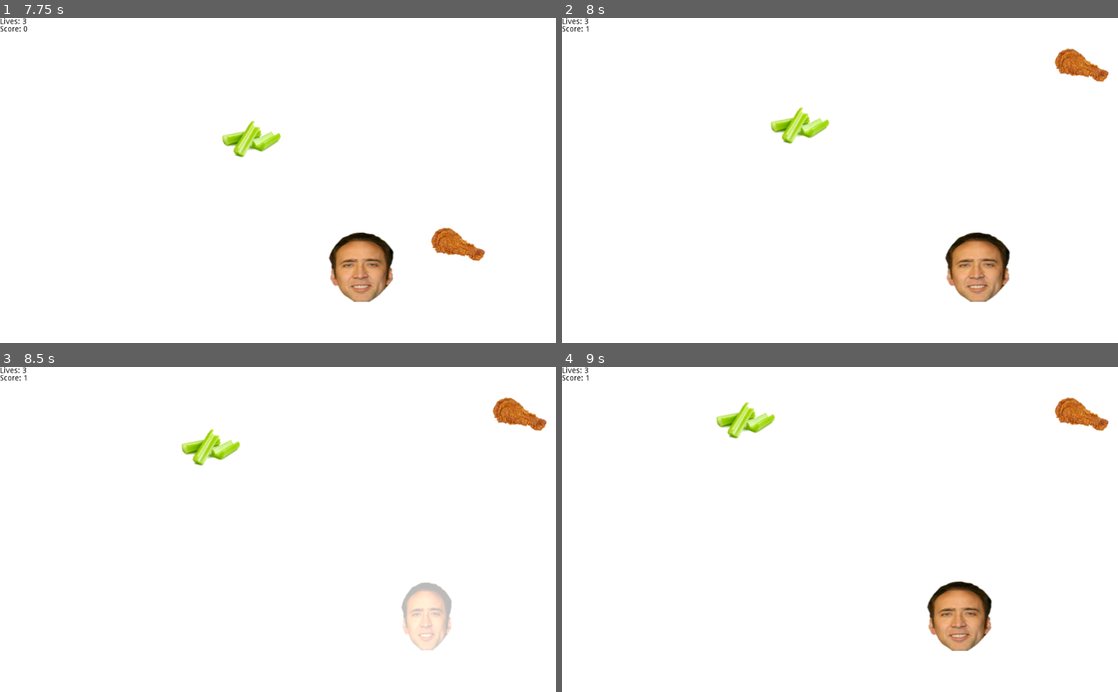
Above: before the commit, frames 1-4 (two rows, left to right).
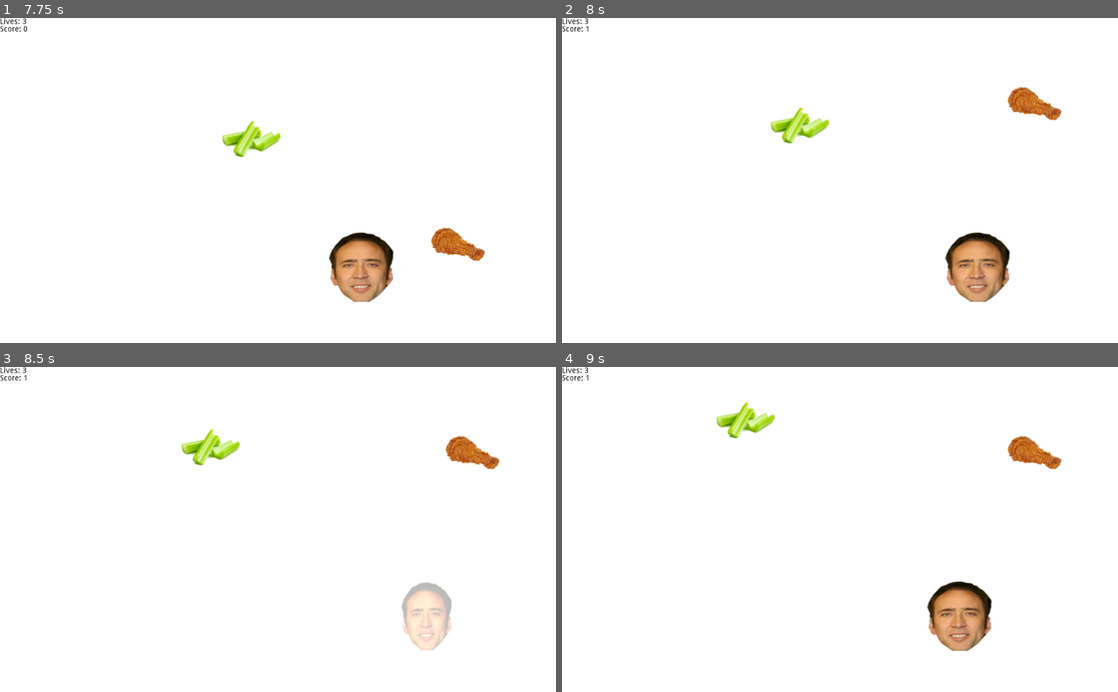
Above: after the commit, the same moments.

Repository: jhonnystene/NicCageEatsStuff
Game: Godot game, scene res://Game.tscn
Two runs of this game, one before a commit and one after it. Both use one fixed random seed, a clock stepped at 60 frames per second and the inputs below.
Inputs:
- Up to frame 1 (7.75 s): hold Space (invulerable) 0.53-1.28 s; hold W (moveUp) 0.53-2.03 s; tap Space (invulerable) every 1.5 s from 1.35 to 7.35 s; hold Space (invulerable) 2.03-2.78 s; hold A (moveLeft) 2.03-3.53 s; hold S (moveDown) 3.53-4.28 s; hold Space (invulerable) 3.53-4.28 s; hold D (moveRight) 4.28-5.03 s; hold W (moveUp) 5.03-5.78 s; hold Space (invulerable) 5.03-5.78 s; hold D (moveRight) from 5.78 s (still down); hold Space (invulerable) 6.53-7.28 s
- Up to frame 2 (8 s): keep holding D (moveRight)
- Up to frame 3 (8.5 s): release D (moveRight) at 8.03 s; hold S (moveDown) from 8.03 s (still down); hold Space (invulerable) from 8.03 s (still down)
- Up to frame 4 (9 s): release S (moveDown) at 8.78 s; release Space (invulerable) at 8.78 s; hold A (moveLeft) from 8.78 s (still down); tap Space (invulerable) at 8.85 s

Frame 1 is identical in both runs. In frame 2, 1.1% of the frame differs, in the area x 80-99%, y 9-32%; in frame 3, 1.1%; in frame 4, 1.1%.

Commit message:
Chicken no longer spawns close to edge

Diff:
--- a/Chicken.gd
+++ b/Chicken.gd
@@ -2,8 +2,8 @@
 
 func _on_Chicken_body_entered(body):
 	if("NicCage" in body.name):
-		position.x = rand_range(0, 1025)
-		position.y = rand_range(0, 601)
+		position.x = rand_range(100, 925)
+		position.y = rand_range(100, 501)
 		body.score += 1
 		if(body.score % 3 == 0):
 			if(get_parent().get_node("CeleryManager").circling):
